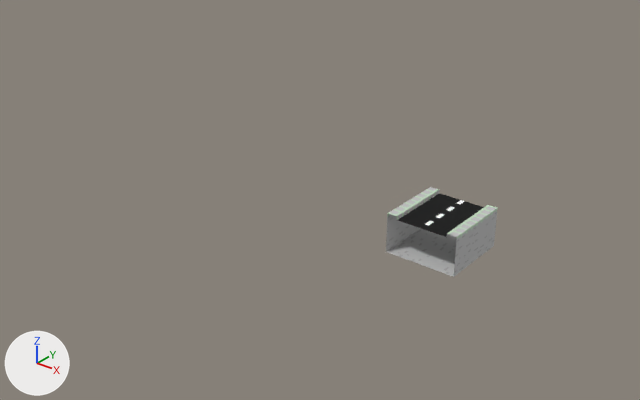
The Blender file Assets/Models/roadStraight.blend: old version first, new version second.
Both versions are drawn from a camera (50 mm lens) standing at (10.09, -17.57, 10.09) and looking at (-4.52, 0.7, -1.24). Every picture has the same lights, and +X, +Y and +Z are marked at lower left.

Script lines for the objects in view, before the commit:
```python
me_cube = bpy.data.meshes.new('Cube')
me_cube.from_pydata(...)  # 20 vertices, 10 faces; spans x -1.0..1.0, y -1.0..1.0, z -1.0..0.1
me_cube.materials.append(mat_roadstraight)  # picture img_road_png
me_cube_004 = bpy.data.meshes.new('Cube.004')
me_cube_004.from_pydata(...)  # 62 vertices, 48 faces, 1 loose edge; spans x -1.0..1.0, y -1.0..1.0, z -1.0..0.1
me_cube_004.materials.append(mat_roadstraight)  # picture img_road_png
ob_road90bend = bpy.data.objects.new('Road90Bend', me_cube_004)
ob_road90bend.location = (3.0, 0.0, 0.0)
ob_road90bend.hide_set(True)
ob_roadstraight = bpy.data.objects.new('RoadStraight', me_cube)
ob_roadstraight.location = (0.0, 0.0, 0.0)
ob_roadstraight.rotation_euler = (0.0, 0.0, -3.142)  # degrees (0, 0, -180)
```
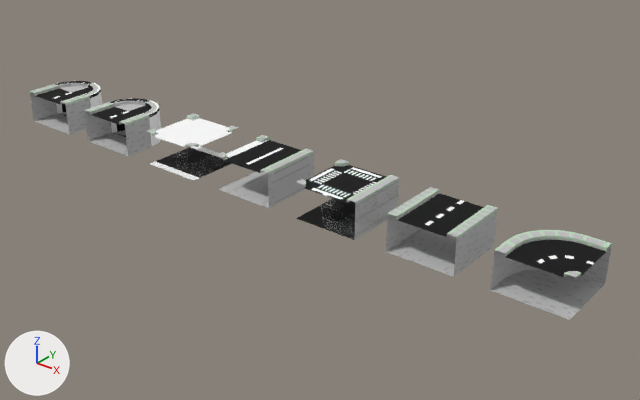
Edits to the bpy script that builds the scene:
```text
Add me_cube_008:
    me_cube_008.from_pydata(...)  # 56 vertices, 45 faces; spans x -1.0..1.0, y -1.0..1.0, z -1.0..0.1
    me_cube_008.materials.append(mat_roadstraight)  # picture img_road_png
Add me_cube_007:
    me_cube_007.from_pydata(...)  # 55 vertices, 46 faces; spans x -1.0..1.0, y -1.0..1.0, z -1.0..0.1
    me_cube_007.materials.append(mat_roadstraight)  # picture img_road_png
Add me_cube_005:
    me_cube_005.from_pydata(...)  # 72 vertices, 60 faces; spans x -1.0..1.0, y -1.0..1.0, z -1.0..0.1
    me_cube_005.materials.append(mat_roadstraight)  # picture img_road_png
Add me_cube_003:
    me_cube_003.from_pydata(...)  # 44 vertices, 33 faces; spans x -1.0..1.0, y -1.0..1.0, z -1.0..0.1
    me_cube_003.materials.append(mat_roadstraight)  # picture img_road_png
Change ob_road90bend:
    remove ob_road90bend.hide_set(True)
Add ob_road3inter_001:
    ob_road3inter_001 = bpy.data.objects.new('Road3Inter.001', me_cube_008)
    ob_road3inter_001.location = (-6.0, 0.0, 0.0)
Add ob_roadend_001:
    ob_roadend_001 = bpy.data.objects.new('RoadEnd.001', me_cube_007)
    ob_roadend_001.location = (-15.0, 0.0, 0.0)
    ob_roadend_001.rotation_euler = (0.0, 0.0, 3.142)  # degrees (0, 0, 180)
Add ob_roadend:
    ob_roadend = bpy.data.objects.new('RoadEnd', me_cube_007.copy())
    ob_roadend.location = (-12.0, 0.0, 0.0)
    ob_roadend.rotation_euler = (0.0, 0.0, -3.142)  # degrees (0, 0, -180)
Add ob_road4inter:
    ob_road4inter = bpy.data.objects.new('Road4Inter', me_cube_005)
    ob_road4inter.location = (-9.0, 0.0, 0.0)
Add ob_road3inter:
    ob_road3inter = bpy.data.objects.new('Road3Inter', me_cube_003)
    ob_road3inter.location = (-3.0, 0.0, 0.0)
```

Pixel boxes (x1, y1, x2, y2) of what changed, in the pictures (640 x 400 px):
'Road90Bend', shown
    after: (490, 230, 612, 320)
'Road3Inter', added
    after: (296, 159, 399, 240)
'Road3Inter.001', added
    after: (217, 135, 314, 208)
'RoadEnd', added
    after: (84, 98, 161, 156)
'Road4Inter', added
    after: (147, 113, 238, 180)
'RoadEnd.001', added
    after: (29, 81, 102, 134)
